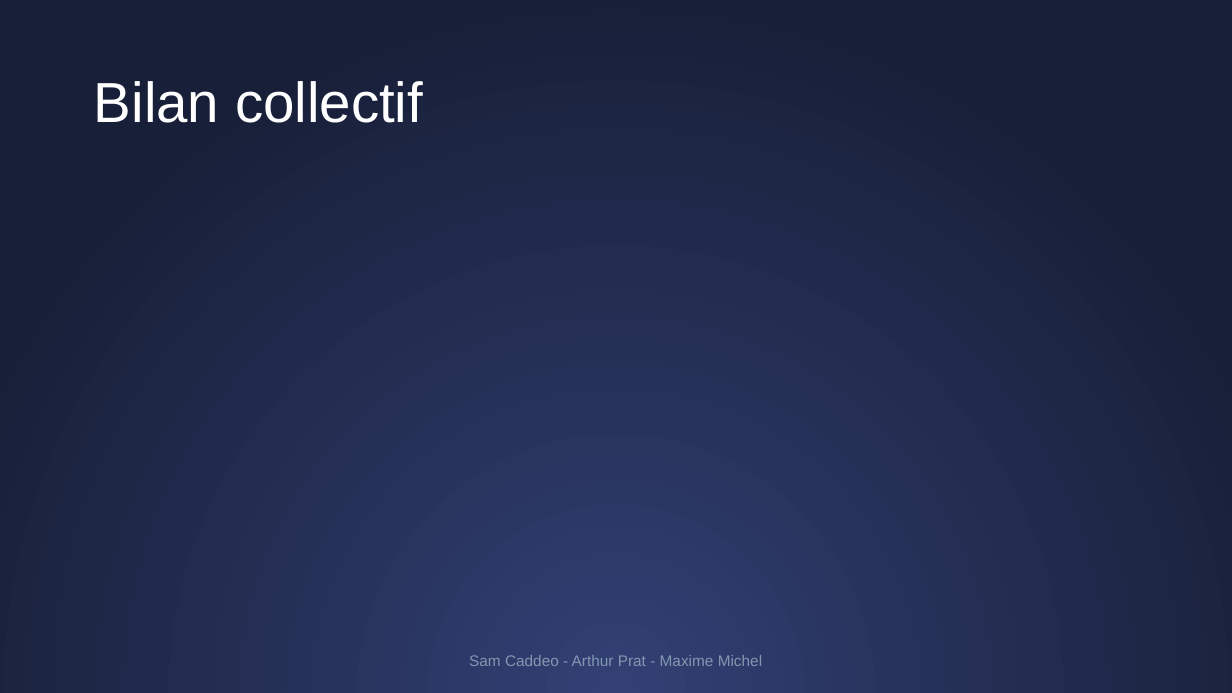
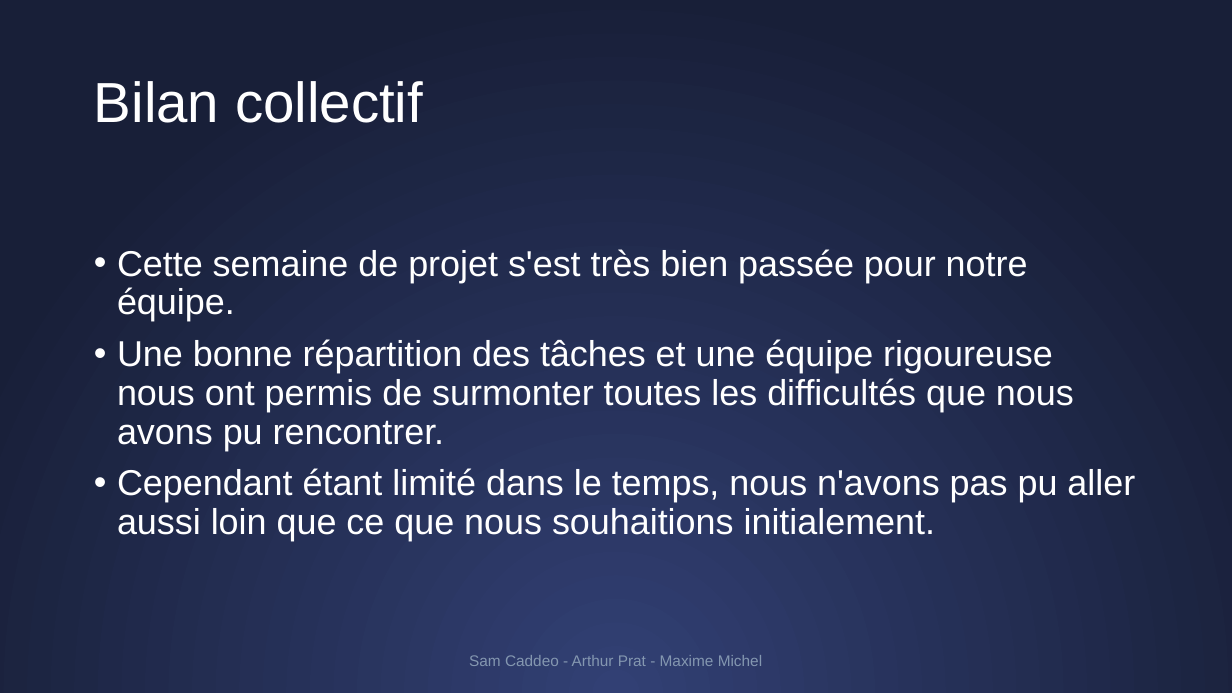
Before and after one commit to Egglestron/ProjetWebING3, a slide deck: slide 10 of KonnectedFinal.pptx. Drawn at 1232x693 pixels with LibreOffice and Linux fonts; fonts in the diff are those of the drawing. Boxes give left, top, right and bottom in pixels: in the first picture for what was removed or moved away, otherwise in the second. Text is boxed around its words. In the diff, an @@ line names an element or a change of style, - is before the commit and + after.

Commit message:
Bilan Sam et bilan collectif ppt

```diff
--- a/KonnectedFinal.pptx
+++ b/KonnectedFinal.pptx
@@ text added at <box>117,249,1135,541</box>, 28 pt, text #FFFFFF @@
+• Cette semaine de projet s'est très bien passée pour notre équipe.
+• Une bonne répartition des tâches et une équipe rigoureuse nous ont permis de surmonter toutes les difficultés que nous avons pu rencontrer.
+• Cependant étant limité dans le temps, nous n'avons pas pu aller aussi loin que ce que nous souhaitions initialement.
```
Also in this commit, not shown: 1 other slide changed.
